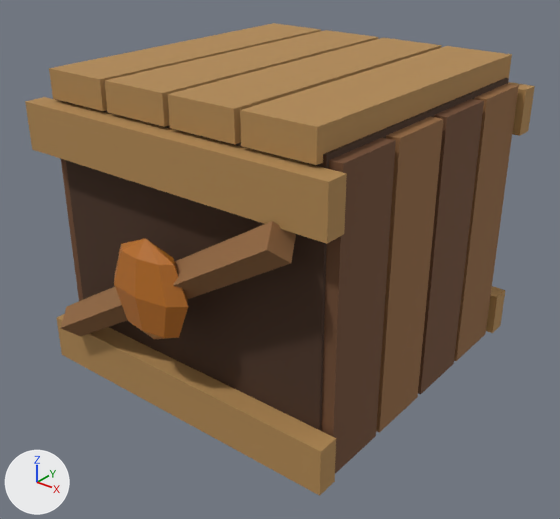
The glTF model art/sources/buildings/briarwatch-village-kit/supply-crate.glb, before and after one commit.
Before and after are seen from a 50 mm lens placed at (1.486, -1.904, 1.537), pointed at (0.04, -0.096, 0.417). Arrows for +X, +Y and +Z are at lower left; the lights stay in place. The older version comes first.

The older version as bpy lines, for what is in view:
```python
mat_bark_warm = principled_material('Bark warm')
mat_bark_warm.base_color = (0.162, 0.0704, 0.0296)  # brown #704b30
mat_bark_warm.roughness = 0.85
mat_honey_heartwood = principled_material('Honey heartwood')
mat_honey_heartwood.base_color = (0.445, 0.25, 0.0844)  # brown #b28952
mat_honey_heartwood.roughness = 0.85
me_crate_dark_body_001 = bpy.data.meshes.new('Crate dark body.001')
me_crate_dark_body_001.from_pydata(...)  # 175 vertices, 272 faces; spans x -0.56..0.56, y -0.685..0.575, z 0.025..1.045
# faces by material slot: [12, 48, 96, 60, 56]
me_crate_dark_body_001.materials.append(mat_bark_shadow)  # brown #49301f
me_crate_dark_body_001.materials.append(mat_bark_warm)  # brown #704b30
me_crate_dark_body_001.materials.append(mat_honey_heartwood)  # brown #b28952
me_crate_dark_body_001.materials.append(mat_bark_ridges)  # brown #93683f
me_crate_dark_body_001.materials.append(mat_amber_resin_joints)  # orange #b96e21
ob_supply_crate = bpy.data.objects.new('supply-crate', me_crate_dark_body_001)
ob_supply_crate.location = (0.0, 0.0, 0.0)
```
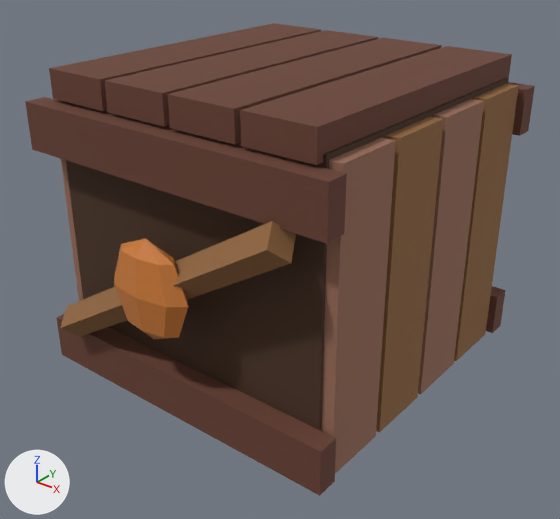
Patch to the scene script:
```diff
--- a/art/sources/buildings/briarwatch-village-kit/supply-crate.glb.py
+++ b/art/sources/buildings/briarwatch-village-kit/supply-crate.glb.py
@@ mat_bark_warm @@
 mat_bark_warm = principled_material('Bark warm')
-mat_bark_warm.base_color = (0.162, 0.0704, 0.0296)  # brown #704b30
+mat_bark_warm.base_color = (0.328, 0.156, 0.102)  # brown #9b6e5a
 mat_bark_warm.roughness = 0.85
@@ mat_honey_heartwood @@
 mat_honey_heartwood = principled_material('Honey heartwood')
-mat_honey_heartwood.base_color = (0.445, 0.25, 0.0844)  # brown #b28952
+mat_honey_heartwood.base_color = (0.141, 0.0513, 0.0307)  # brown #694031
 mat_honey_heartwood.roughness = 0.85
```

Changed parts and their boxes (x1, y1, x2, y2) in the pictures (560 x 519 px):
'supply-crate', recoloured: (25, 23, 535, 496) in both
